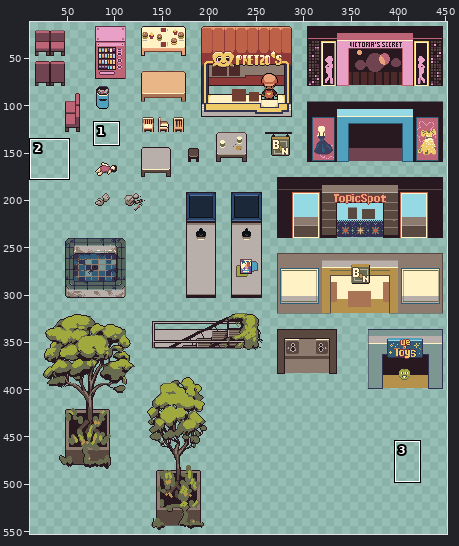
Edited in one commit: sprite sheet (assets/sprites/objects/sheet_hallway_dream.png). Above: a wide view before the commit, with the close-up outlined.
Close-up. As it was:
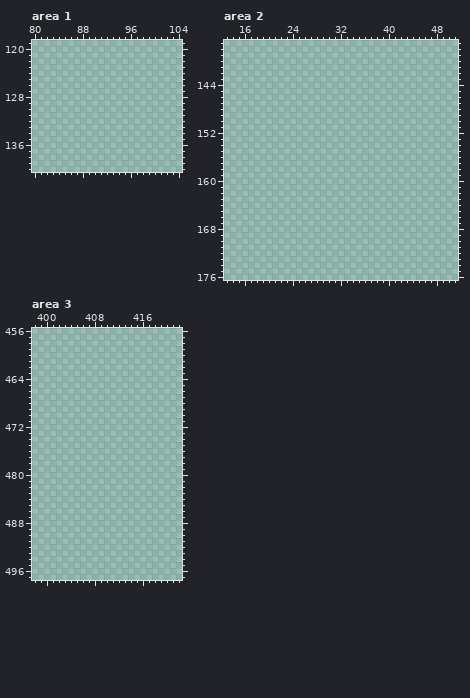
The file is 464x612 pixels. Shown: area 1: x 80..104, y 119..140; area 2: x 13..51, y 137..176; area 3: x 398..422, y 456..497. The old version is drawn lined up with the new one, on the new canvas. The wide view leaves out empty margins. The commit also changed other parts of the picture, which this record leaves out.
The result:
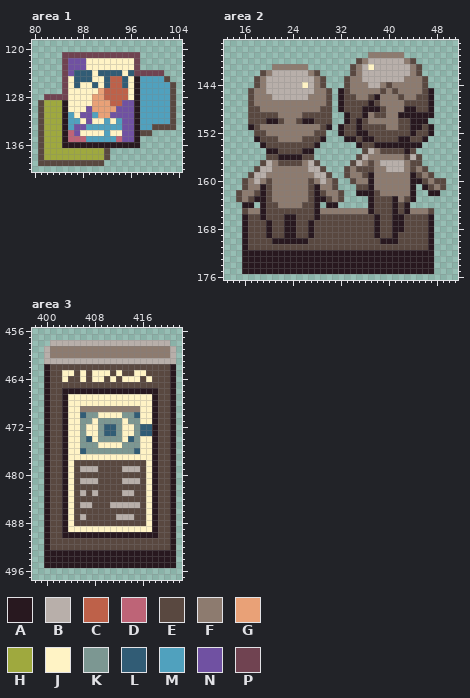
Palette (. is transparent): A #28181f  B #b8afaa  C #be6149  D #be6477  E #594840  F #8d7b6f  G #e9a177  H #9fa93e  J #fff3c5  K #7c9792  L #315c75  M #50a1be  N #7051a2  P #704351
What changed:
canvas 464x612 -> 464x560 (the part of the old canvas that was cut away was empty and is not shown)
--- area 1
@@ x 80..104 @@
 120 .........................
-121 .........................
-122 .........................
-123 .........................
-124 .........................
-125 .........................
-126 .........................
-127 .........................
-128 .........................
-129 .........................
-130 .........................
-131 .........................
-132 .........................
-133 .........................
-134 .........................
-135 .........................
-136 .........................
-137 .........................
-138 .........................
-139 .........................
+121 .....PPPPPPPPPPPPP.......
+122 .....PNNNJJJJJJJJP.......
+123 .....PNNNJJJJJJJJP.......
+124 .....PNLLLJLLLLJLPPPPP...
+125 .....PJLLLJJLCCLJAMMMME..
+126 .....PJLJJLJLCCLJAMMMMME.
+127 .....PJJJJJGCCCCJAMMMMME.
+128 ..PPPPJJJJGGCCCCJAMMMMME.
+129 .EHHHAJJJJGGGCCNNAMMMMME.
+130 .EHHHAJJJNGGGGNNNAMMMMME.
+131 .EHHHAMJNNMGGNNNNAMMMMME.
+132 .EHHHAMMJNJJMJMNNAMMMMME.
+133 .EHHHAMNNMMMMMMNNAMMEEEE.
+134 .EHHHADNJJJJMJJNNAEE.....
+135 .EHHHADDDMMMMMDNNA.......
+136 .EHHHAAAAAAAAAAAAA.......
+137 .EHHHHHHHHHHE............
+138 .EHHHHHHHHHHE............
+139 .EEEEEEEEEEE.............
 140 .........................
--- area 2
@@ x 13..51 @@
 138 .......................................
-139 .......................................
-140 .......................................
-141 .......................................
-142 .......................................
-143 .......................................
-144 .......................................
-145 .......................................
-146 .......................................
-147 .......................................
-148 .......................................
-149 .......................................
-150 .......................................
-151 .......................................
-152 .......................................
-153 .......................................
-154 .......................................
-155 .......................................
-156 .......................................
-157 .......................................
-158 .......................................
-159 .......................................
-160 .......................................
-161 .......................................
-162 .......................................
-163 .......................................
-164 .......................................
-165 .......................................
-166 .......................................
-167 .......................................
-168 .......................................
-169 .......................................
-170 .......................................
-171 .......................................
-172 .......................................
-173 .......................................
-174 .......................................
-175 .......................................
+139 ........................FFFFFF.........
+140 ......................EFBBBBBBFE.......
+141 ........FFFFFF.......EFBJBBBBBBFE......
+142 ......EFBBBBBBFE.....EFBBBBBBBBFE......
+143 .....EFBBBBBBBBFE...EFFBBBBBBBFFFE.....
+144 .....EFBBBBBBJBFE...EFFFBBFEFFFFFE.....
+145 ....EFFBBBBBBBBFFE.AEFFFFFEFEFFFFEA....
+146 ....EFFFBBBBBBFFFE.AEEFFEAFFFEFFEEA....
+147 ....EFFFFFFFFFFFFE.AEEEEAEFFFFEEEEA....
+148 ....EEFFFFFFFFFFEE.AEEEAAAEFFFAAEEA....
+149 ....EEEEEFFFFEEEEE..AEEAFEEFFAAAAAA....
+150 ....EEEAAEFFEAAEEE..AEAEFFFFFEEAAA.....
+151 ....AEFFFFFFFFFFEA.AEEAEEEEFFEEAAEA....
+152 .....EEFFFFFFFFEE..AEEAAEEEEEEEAEEA....
+153 .....AEEEFFFFEEEA...AAEAAEEEEAAEEA.....
+154 ......AEEEEEEEEA......AEEAAAAAAAA......
+155 .......AAEEEEAA........EBFEEEEAE.......
+156 .......EEAAAAEE.......EBFFFFFFEBE......
+157 ......EBFEEEEFBE.....EBFEFBBBBFEE......
+158 .....EBBFFFFFFBBE...EFEEEFFBBBFEFE.....
+159 ....EBBFFFFFFFFBBE..EFFEAFFFFFFAEFE....
+160 ...EFBFEFFFFFFEFBFE..EFFAFFFFFFAAEFEE..
+161 ...EFFAEFFFFFFEAFFE...EEAFFFFFFA.AEFE..
+162 ..EFFEAEFFFFFFEAEFFE..AAAEFFFFFA..AA...
+163 ..EFEAAEFFFFFFEAAEFE....AEEEAFEA.......
+164 ...AA.AEEFFFFEEA.AA.....AEEEAEA........
+165 ...EFFAEEEEEEEEAFFFFFFFFAEEEAEAFFFE....
+166 ...AEEAEEEAAEEEAEEEEEEEEEAEEAAEEEEA....
+167 ...AEEEAEEAAEEAEEEEEEEEEEAEEAAEEEEA....
+168 ...AEEEAEEAAEEAEEEEEEEEEEAEEAAEEEEA....
+169 ...AEEEAEEAAEEAEEEEEEEEEEAEEAEEEEEA....
+170 ...AEEEEAAAAAAEEEEEEEEEEEEAAAEEEEEA....
+171 ...AEEEEEEEEEEEEEEEEEEEEEEEEEEEEEEA....
+172 ...AAAAAAAAAAAAAAAAAAAAAAAAAAAAAAAA....
+173 ...AAAAAAAAAAAAAAAAAAAAAAAAAAAAAAAA....
+174 ...AAAAAAAAAAAAAAAAAAAAAAAAAAAAAAAA....
+175 ...AAAAAAAAAAAAAAAAAAAAAAAAAAAAAAAA....
 176 .......................................
--- area 3
@@ x 398..422 @@
 457 .........................
-458 .........................
-459 .........................
-460 .........................
-461 .........................
-462 .........................
-463 .........................
-464 .........................
-465 .........................
-466 .........................
-467 .........................
-468 .........................
-469 .........................
-470 .........................
-471 .........................
-472 .........................
-473 .........................
-474 .........................
-475 .........................
-476 .........................
-477 .........................
-478 .........................
-479 .........................
-480 .........................
-481 .........................
-482 .........................
-483 .........................
-484 .........................
-485 .........................
-486 .........................
-487 .........................
-488 .........................
-489 .........................
-490 .........................
-491 .........................
-492 .........................
-493 .........................
-494 .........................
-495 .........................
+458 ...BBBBBBBBBBBBBBBBBBBB..
+459 ..BFFFFFFFFFFFFFFFFFFFFB.
+460 ..BFFFFFFFFFFFFFFFFFFFFB.
+461 ..BBBBBBBBBBBBBBBBBBBBBB.
+462 ..AEEEEEEEEEEEEEEEEEEEEA.
+463 ..AEEJJEJEJJJEJEEJJEEEEA.
+464 ..AEEJEEJEJJEJEJJJEJEEEA.
+465 ..AEEEEEEEEEEEEEEEEEEEEA.
+466 ..AEEAAAAAAAAAAAAAAAAEEA.
+467 ..AEEAJJJJJJJJJJJJJJAEEA.
+468 ..AEEAJJJJJJJJJJJJJJAEEA.
+469 ..AEEAJJFFFFFFFFFFJJAEEA.
+470 ..AEEAJJLKKJJJJKKLJJAEEA.
+471 ..AEEAJJKKJKKKKJKKJJAEEA.
+472 ..AEEAJJKJJKLLKJJKLLAEEA.
+473 ..AEEAJJKJJKLLKJJKLLAEEA.
+474 ..AEEAJJKLJKKKKJLKJJAEEA.
+475 ..AEEAJJKKKJJJJKKKJJAEEA.
+476 ..AEEAJJLKKKKKKKKLJJAEEA.
+477 ..AEEAJJJJJJJJJJJJJJAEEA.
+478 ..AEEAJEEEEEEEEEEEEJAEEA.
+479 ..AEEAJEBBBEEEEBBBEJAEEA.
+480 ..AEEAJEEEEEEEEEEEEJAEEA.
+481 ..AEEAJEBBBEEEEBBBEJAEEA.
+482 ..AEEAJEEEEEEEEEEEEJAEEA.
+483 ..AEEAJEBEBEEEEBBEEJAEEA.
+484 ..AEEAJEEEEEEEEEEEEJAEEA.
+485 ..AEEAJEBBEEEBBBBBEJAEEA.
+486 ..AEEAJEEEEEEEEEEEEJAEEA.
+487 ..AEEAJEBEEEEEBBBEEJAEEA.
+488 ..AEEAJEEEEEEEEEEEEJAEEA.
+489 ..AEEAJJJJJJJJJJJJJJAEEA.
+490 ..AEEAAAAAAAAAAAAAAAAEEA.
+491 ..AEEEEEEEEEEEEEEEEEEEEA.
+492 ..AEEEEEEEEEEEEEEEEEEEEA.
+493 ..AAAAAAAAAAAAAAAAAAAAAA.
+494 ..AAAAAAAAAAAAAAAAAAAAAA.
+495 ..AAAAAAAAAAAAAAAAAAAAAA.
 496 .........................
Changed places in both close-ups, as pixel boxes (x1, y1, x2, y2):
added: (38, 52, 176, 166)
added: (236, 52, 446, 274)
added: (44, 340, 176, 568)
